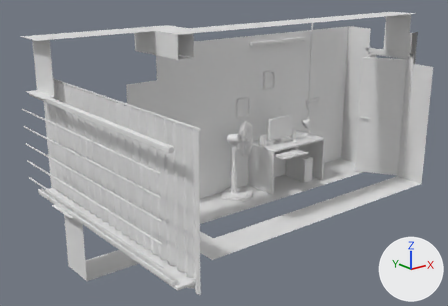
Renders of the glTF model web/assets/room.glb from each side of a commit.
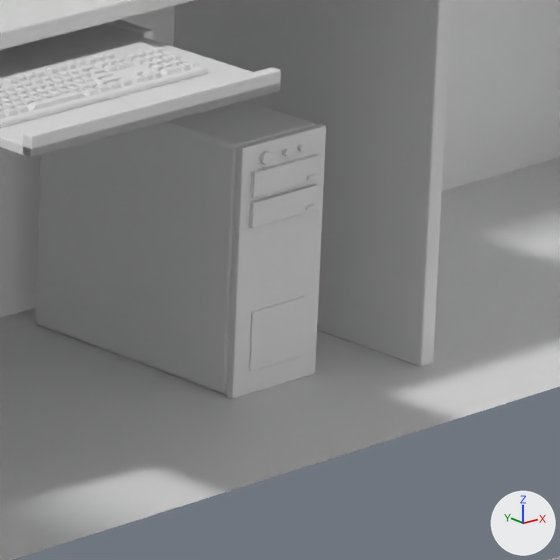
Each version appears first whole from a camera (50 mm lens) standing at (-7.25, -5.68, 3.66) and looking at (-2.19, 0.65, 1.13), and next in a close-up on the part from 63% to 75% of the width and 48% to 65% of the height. Lighting does not change. The marker at lower right points along +X, +Y and +Z. The last two pictures show the newer version. Where no turn or scale is listed for an object, it has been applied to the vertices. Vertices at exactly the same position are counted once.

The first close-up shows 'G_desk', 'G_room', 'Keyboard', 'Tower'.
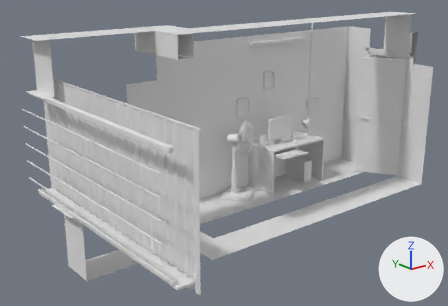
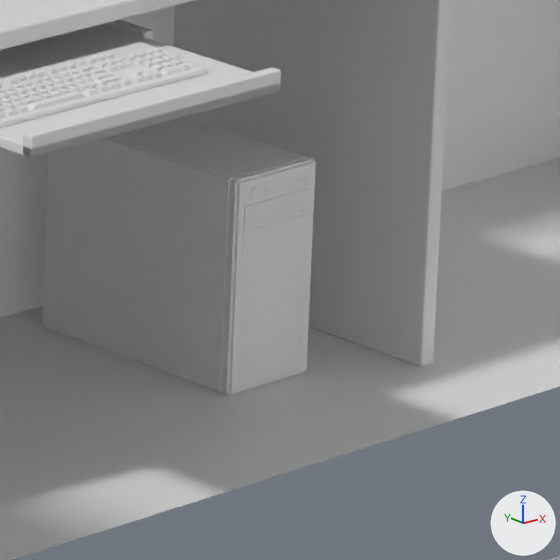
Location of each change, (x1, y1, x2, y2) in pixels of the close-ups (560 x 560 px):
'Tower', reshaped, moved (6% narrower, 7% shorter)
    before: (35, 101, 326, 399)
    after: (43, 117, 316, 395)
part 1 of me_tower, rebuilt (6% narrower)
    before: (35, 101, 316, 394)
    after: (43, 117, 307, 393)
part 2 of me_tower, deleted
    before: (249, 144, 320, 371)
part 3 of me_tower, cut back
    before: (226, 124, 326, 399)
    after: (223, 157, 316, 395)

The change, as a list of edits to the scene's bpy script:
```text
Change me_tower:
    used by ob_tower; location = (0.17, 1.52, 0.0)
    remove me_tower.from_pydata(...)  # 1088 vertices, 2132 faces; spans x -0.095..0.095, y -0.247..0.22, z 0.0..0.42
    add me_tower.from_pydata(...)  # 1858 vertices, 2453 faces; spans x -0.091..0.091, y -0.226..0.205, z -0.18..0.182
    me_tower part 1: the loose piece of 96 vertices spanning x -0.095..0.095, y -0.22..0.22, z 0.0..0.42 is rebuilt with 32 vertices and now spans x -0.09..0.09, y -0.205..0.205, z -0.18..0.18
    me_tower part 2: 9 loose pieces with 896 vertices, spanning x -0.074..0.074, y -0.247..-0.233, z 0.04..0.406, are deleted
    me_tower part 3: 96 vertices removed from x -0.095..0.095, y -0.235..-0.22, z 0.0..0.42; 1242 vertices added at x -0.091..0.091, y -0.226..-0.205, z -0.18..0.182
    other edits to the shape of me_tower do not show in these pictures
Change ob_tower:
    ob_tower.location: (0.17, 1.52, 0.0) -> (0.17, 1.52, 0.18)
```
